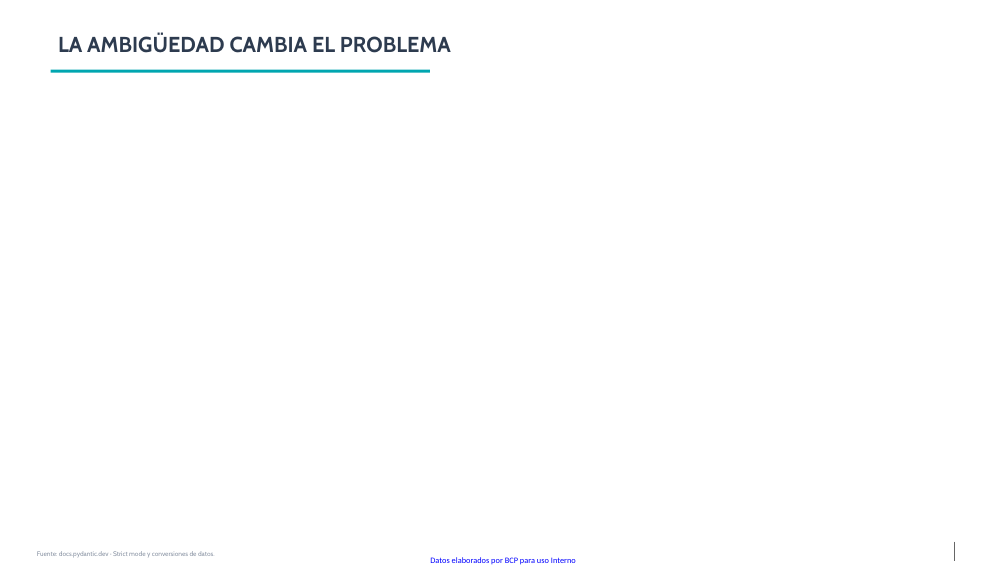
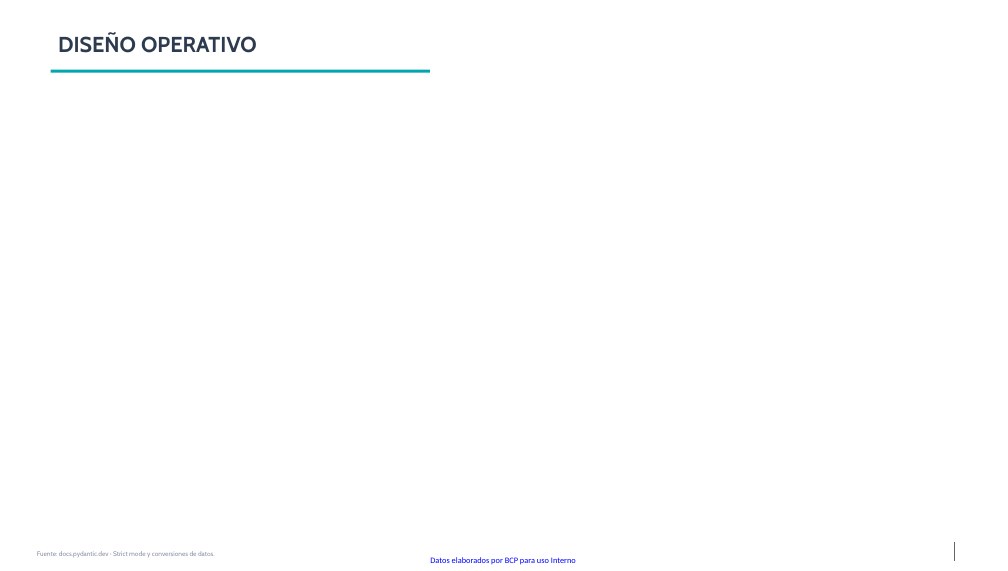
Before and after one commit to kevingomezbcp/Context-engineering, a slide deck: slide 20 of presentation/IA_academy_Context_Engineering_y_ambiguedad.pptx (slide 14 before the commit). Drawn at 1008x571 pixels with LibreOffice and Linux fonts; fonts in the diff are those of the drawing; background and template pictures are left out. Boxes give left, top, right and bottom in pixels: in the first picture for what was removed or moved away, otherwise in the second. Text is boxed around its words. In the diff, an @@ line names an element or a change of style, - is before the commit and + after.

```diff
--- a/presentation/IA_academy_Context_Engineering_y_ambiguedad.pptx
+++ b/presentation/IA_academy_Context_Engineering_y_ambiguedad.pptx
@@ text at (58, 34, 257, 53): text changed @@
-LA AMBIGÜEDAD CAMBIA EL PROBLEMA
+DISEÑO OPERATIVO
```
Also in this commit, not shown: 11 other slides changed, 7 slides added, 5 slides removed, 7 other files.
